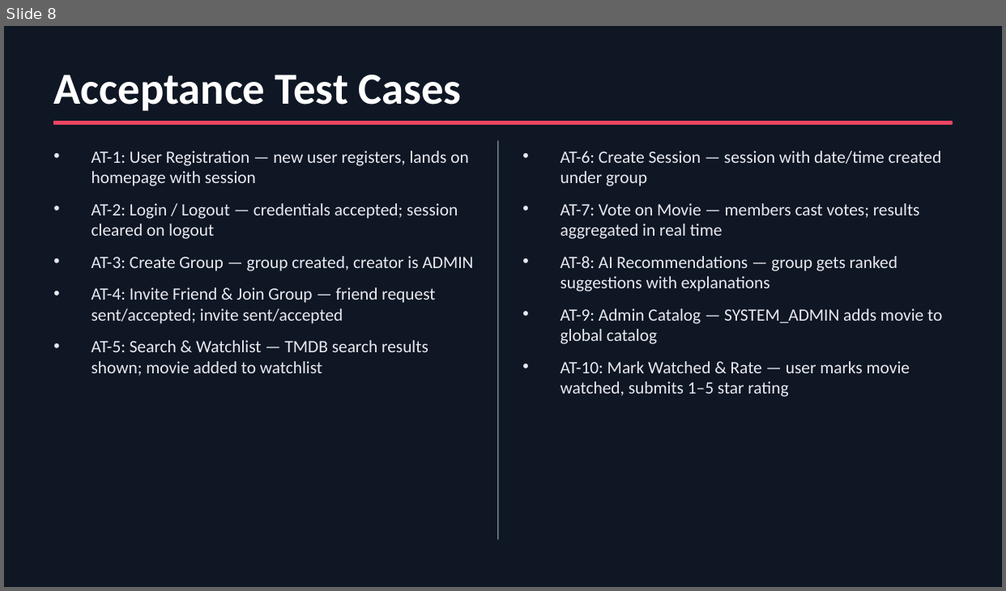
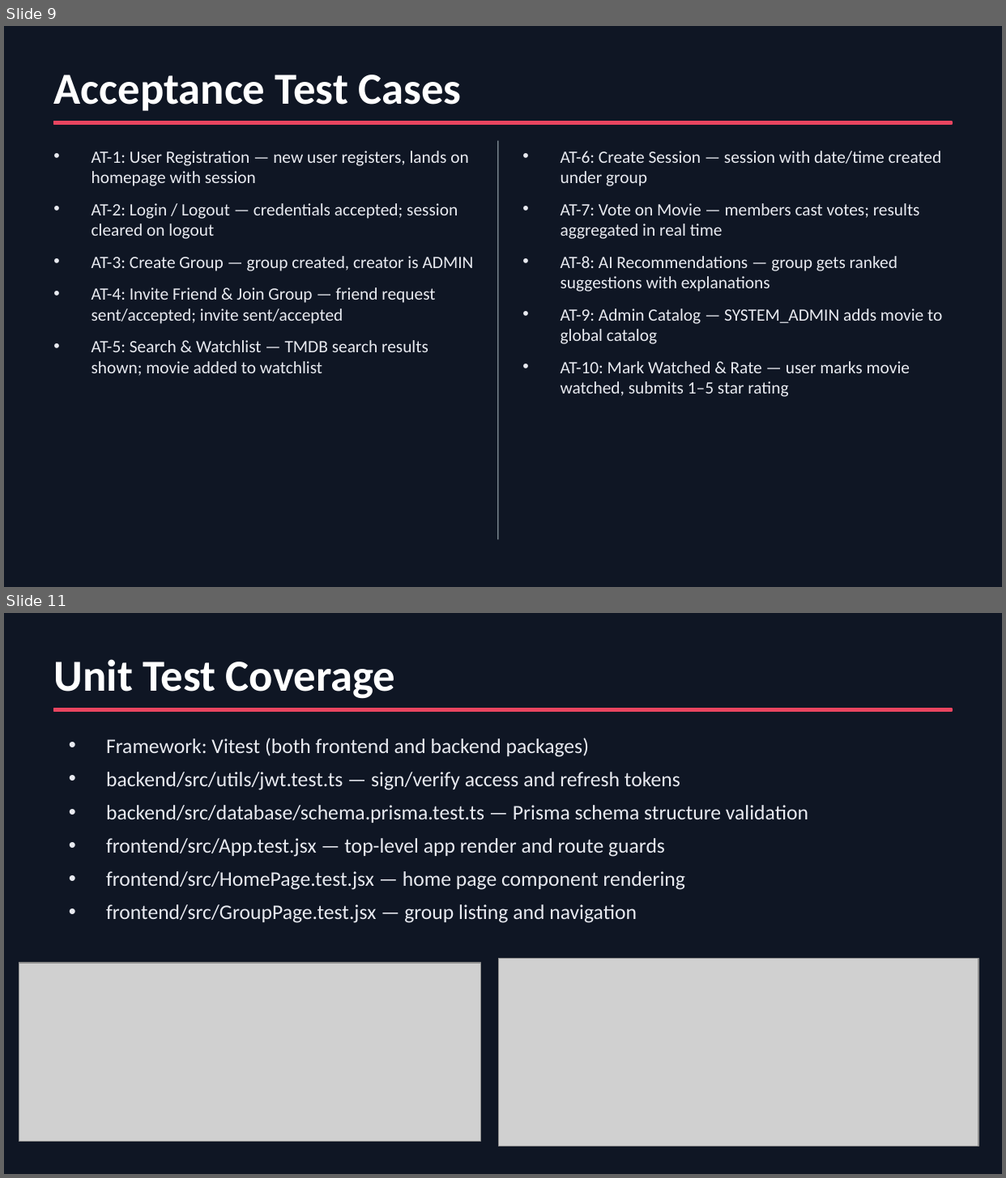
Before and after one commit to mingooyen/CS4398SoftwareEngineeringProject, a slide deck: submission/10_presentation.pptx. Shown one above the other, each under a label of ours: slide 8 before the commit, slides 9 and 11 after it; the slides between them are not shown. The pictures are 1006x591 and 1006x1178 pixels, drawn with LibreOffice and Linux fonts; fonts in the diff are those of the drawing; grey boxes stand for pictures. Boxes give left, top, right and bottom in pixels: in the first picture for what was removed or moved away, otherwise in the second. Text is boxed around its words. In the diff, an @@ line names an element or a change of style, - is before the commit and + after.

```diff
--- a/submission/10_presentation.pptx
+++ b/submission/10_presentation.pptx
@@ slide 11 added at (4,613,1002,1174), background #0F1624 @@
@@ text added at (54,659,396,699), 32 pt, text #FFFFFF, bold @@
+Unit Test Coverage
@@ rectangle added at (54,709,952,712), fill #E94560, outline #E94560 1 pt @@
@@ text added at (106,738,808,923), 15 pt, text #E8EAF0 @@
+• Framework: Vitest (both frontend and backend packages)
+• backend/src/utils/jwt.test.ts — sign/verify access and refresh tokens
+• backend/src/database/schema.prisma.test.ts — Prisma schema structure validation
+• frontend/src/App.test.jsx — top-level app render and route guards
+• frontend/src/HomePage.test.jsx — home page component rendering
+• frontend/src/GroupPage.test.jsx — group listing and navigation
@@ picture added at (19,963,480,1142) @@
@@ picture added at (498,958,978,1146) @@
@@ what was slide 8 is now slide 9 @@
```
Also in this commit, not shown: 6 slides changed, 3 other slides added, 1 slide removed.
